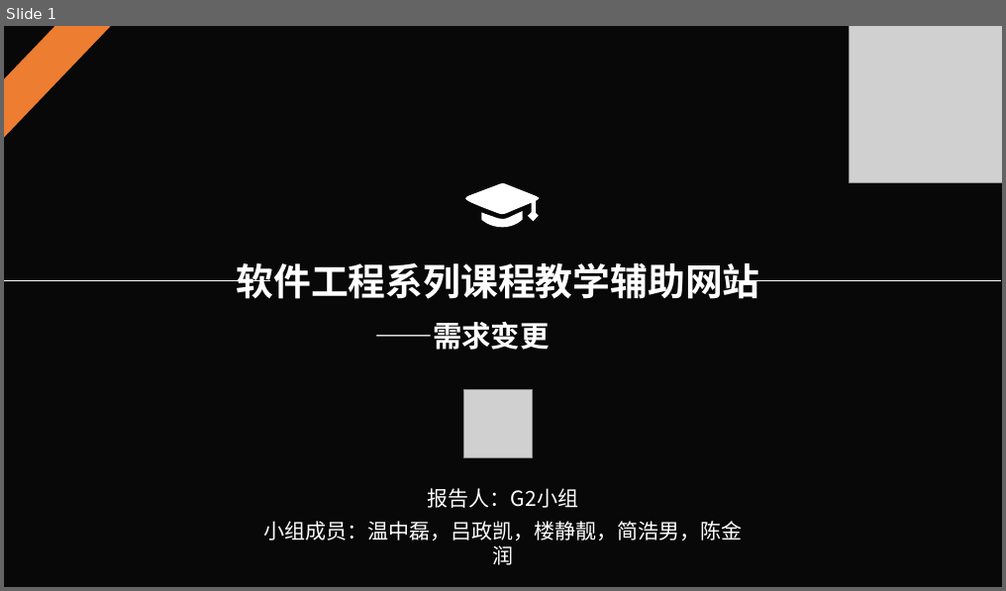
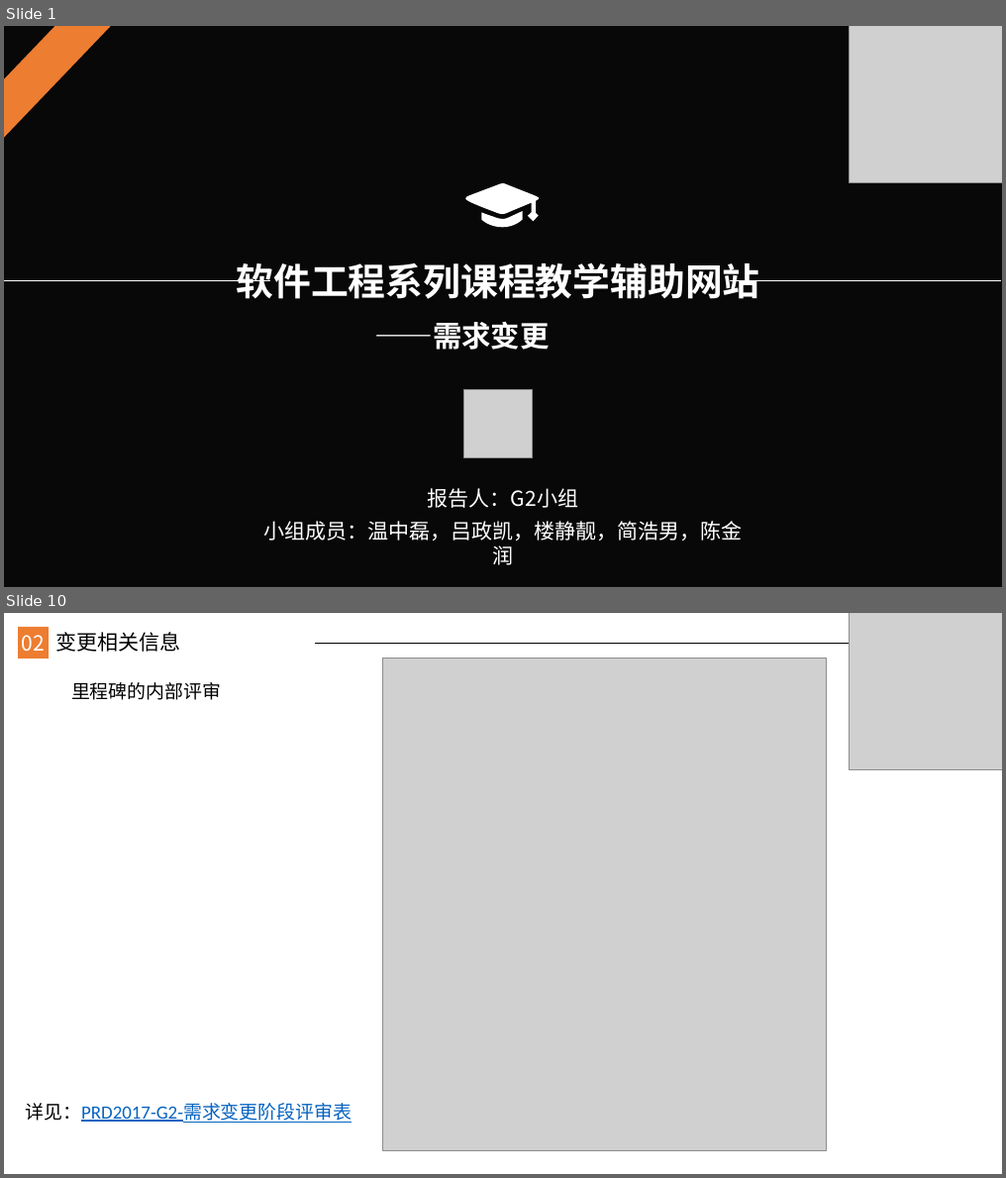
Before and after one commit to JanHonan/store, a slide deck: G2/软件工程系列课程教学辅助网站/非受控文档/楼静靓/PRD2017-G2-需求变更管理ppt.pptx. Shown one above the other, each under a label of ours: slide 1 before the commit, slides 1 and 10 after it; the slides between them are not shown. The pictures are 1006x591 and 1006x1178 pixels, drawn with LibreOffice and Linux fonts; fonts in the diff are those of the drawing; grey boxes stand for pictures; background and template pictures are left out; a plain dark background stands for a picture behind light text. Boxes give left, top, right and bottom in pixels: in the first picture for what was removed or moved away, otherwise in the second. Text is boxed around its words. In the diff, an @@ line names an element or a change of style, - is before the commit and + after.

Commit message:
楼静靓 2018-01-13 修改需求变更管理ppt

```diff
--- a/G2/软件工程系列课程教学辅助网站/非受控文档/楼静靓/PRD2017-G2-需求变更管理ppt.pptx
+++ b/G2/软件工程系列课程教学辅助网站/非受控文档/楼静靓/PRD2017-G2-需求变更管理ppt.pptx
@@ slide 10 added at [4,613,1002,1174], background #FFFFFF @@
@@ rectangle added at [18,627,49,658], fill #ED7D31 @@
@@ text added at [22,635,45,651], 20 pt, text #FFFFFF @@
+02
@@ text added at [55,632,180,652], 20 pt, text #000000 @@
+变更相关信息
@@ picture added at [848,613,1002,769] @@
@@ line added from (316, 643) to (1002, 643), #000000 0.5 pt @@
@@ picture added at [383,659,826,1152] @@
@@ text added at [71,682,221,700], 18 pt, text #000000 @@
+里程碑的内部评审
@@ text added at [25,1103,351,1123], 18 pt, text #0563C1, underline @@
+详见：PRD2017-G2-需求变更阶段评审表
```
Also in this commit, not shown: 9 slides changed, 13 other slides added, 4 slides removed.
